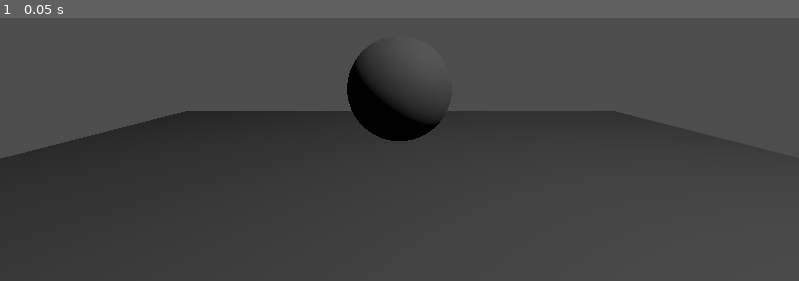
Above: before the commit, frame 1.
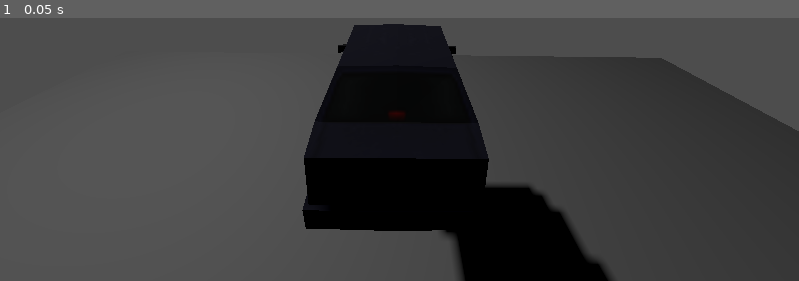
Above: after the commit, the same moment.

Repository: hypercomrade/psx-racer
Game: Godot game, scene res://world.tscn
Two runs of this game, one before a commit and one after it. Both use one fixed random seed, a clock stepped at 60 frames per second and the inputs below.
Inputs:
- Up to frame 1 (0.05 s): no input

The runs differ from the first frame. In frame 1, 39% of the frame differs, in the area x 0-100%, y 2-100%.

Commit message:
Add car models and change player model to basic car

Diff:
--- a/pc.tscn
+++ b/pc.tscn
@@ -1,17 +1,13 @@
 [gd_scene load_steps=2 format=3 uid="uid://b5oba7am038t"]
 
-[sub_resource type="SphereMesh" id="SphereMesh_ct41q"]
-lightmap_size_hint = Vector2i(9, 5)
-add_uv2 = true
-radius = 0.25
-height = 0.5
+[ext_resource type="ArrayMesh" uid="uid://ben5a1u3oqk4i" path="res://models/Car 02/Car2.obj" id="1_ukbfy"]
 
 [node name="pc" type="Node3D"]
 
 [node name="Camera3D" type="Camera3D" parent="."]
-transform = Transform3D(1, 0, 0, 0, 1, 0, 0, 0, 1, 0, 0.15081918, 1.4180744)
+transform = Transform3D(-0.99987316, 0.012054846, 0.010410617, 0.015360132, 0.90272576, 0.42994225, -0.0042150444, 0.43004763, -0.9027964, 0.016781926, 4.311693, -5.8163424)
 
 [node name="MeshInstance3D" type="MeshInstance3D" parent="."]
 layers = 1023
 gi_mode = 2
-mesh = SubResource("SphereMesh_ct41q")
+mesh = ExtResource("1_ukbfy")
--- a/project.godot
+++ b/project.godot
@@ -14,3 +14,7 @@
 run/main_scene="uid://mgp02mkor0at"
 config/features=PackedStringArray("4.5", "Forward Plus")
 config/icon="res://icon.svg"
+
+[filesystem]
+
+import/blender/enabled=false
Not shown, added: models/Car 01/Car.mtl
Not shown, added: models/Car 01/Car.obj
Not shown, added: models/Car 01/Car.obj.import
Binary file added: models/Car 01/car.png
Not shown, added: models/Car 01/car.png.import
Binary file added: models/Car 01/car_blue.png
Not shown, added: models/Car 01/car_blue.png.import
Binary file added: models/Car 01/car_gray.png
Not shown, added: models/Car 01/car_gray.png.import
Binary file added: models/Car 01/car_red.png
Not shown, added: models/Car 01/car_red.png.import
Binary file added: models/Car 01/car_snow.png
(and 153 more such lines)
